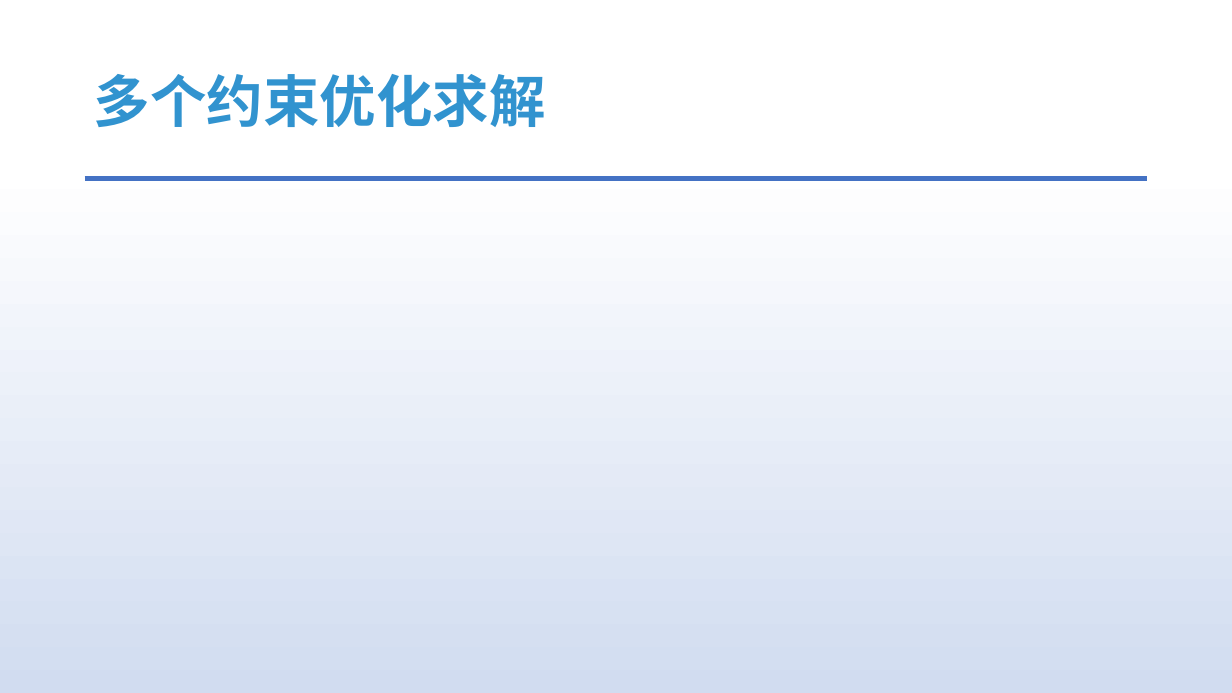
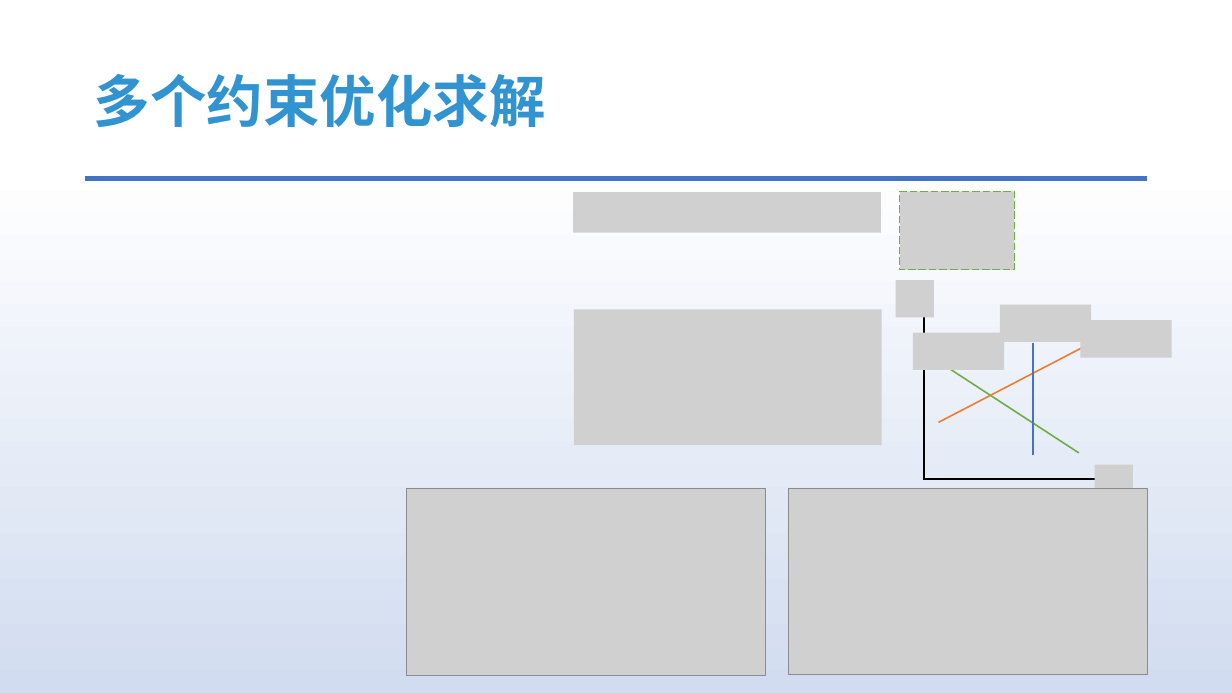
Before and after one commit to answerear/UnityFluid, a slide deck: slide 12 of doc/流体模拟入门分享-Part II.pptx. Drawn at 1232x693 pixels with LibreOffice and Linux fonts; fonts in the diff are those of the drawing; grey boxes stand for pictures. Boxes give left, top, right and bottom in pixels: in the first picture for what was removed or moved away, otherwise in the second. Text is boxed around its words. In the diff, an @@ line names an element or a change of style, - is before the commit and + after.

```diff
--- a/doc/流体模拟入门分享-Part II.pptx
+++ b/doc/流体模拟入门分享-Part II.pptx
@@ picture added at <box>573,192,881,233</box> @@
@@ picture added at <box>900,191,1015,270</box> @@
@@ picture added at <box>574,310,882,445</box> @@
@@ group added at <box>896,280,1172,502</box>: 5 pictures, 3 lines, 2 arrows @@
@@ picture added at <box>407,489,766,676</box> @@
@@ picture added at <box>788,489,1148,675</box> @@
```
Also in this commit, not shown: 8 other slides changed, 2 slides removed.
